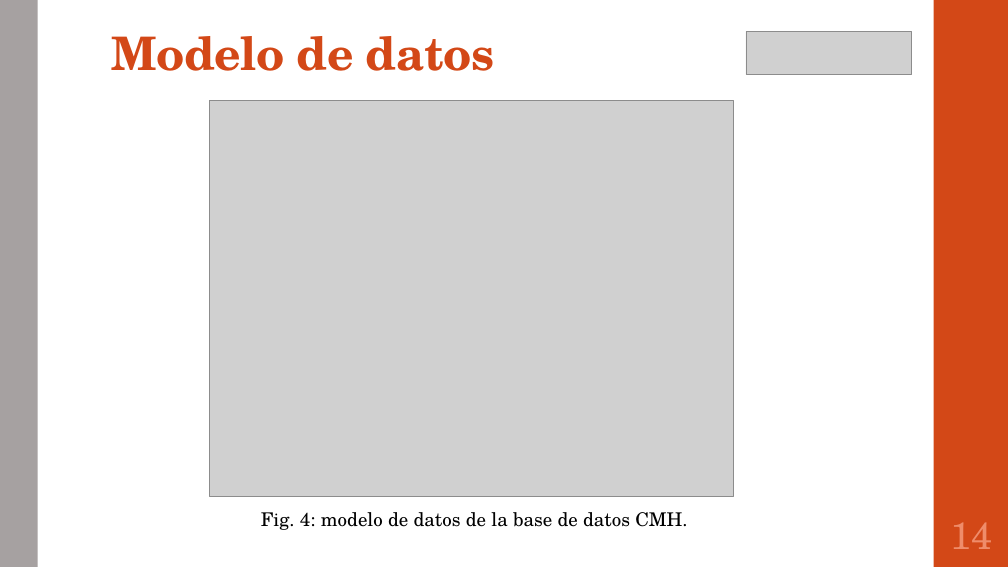
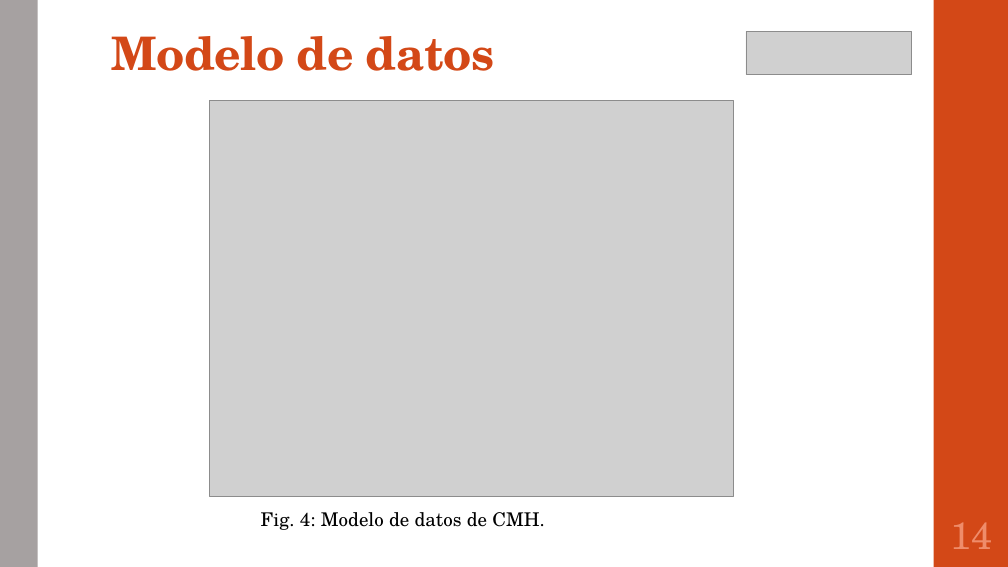
Before and after one commit to portafolio2016/hipocrates, a slide deck: slide 15 of presentación lunes 24 octubre 2016.pptx. Drawn at 1008x567 pixels with LibreOffice and Linux fonts; fonts in the diff are those of the drawing; grey boxes stand for pictures. Boxes give left, top, right and bottom in pixels: in the first picture for what was removed or moved away, otherwise in the second. Text is boxed around its words. In the diff, an @@ line names an element or a change of style, - is before the commit and + after.

```diff
--- a/presentación lunes 24 octubre 2016.pptx
+++ b/presentación lunes 24 octubre 2016.pptx
@@ text at [261, 512, 544, 530]: text changed @@
-Fig. 4: modelo de datos de la base de datos CMH.
+Fig. 4: Modelo de datos de CMH.
```
Also in this commit, not shown: 1 other slide changed.
